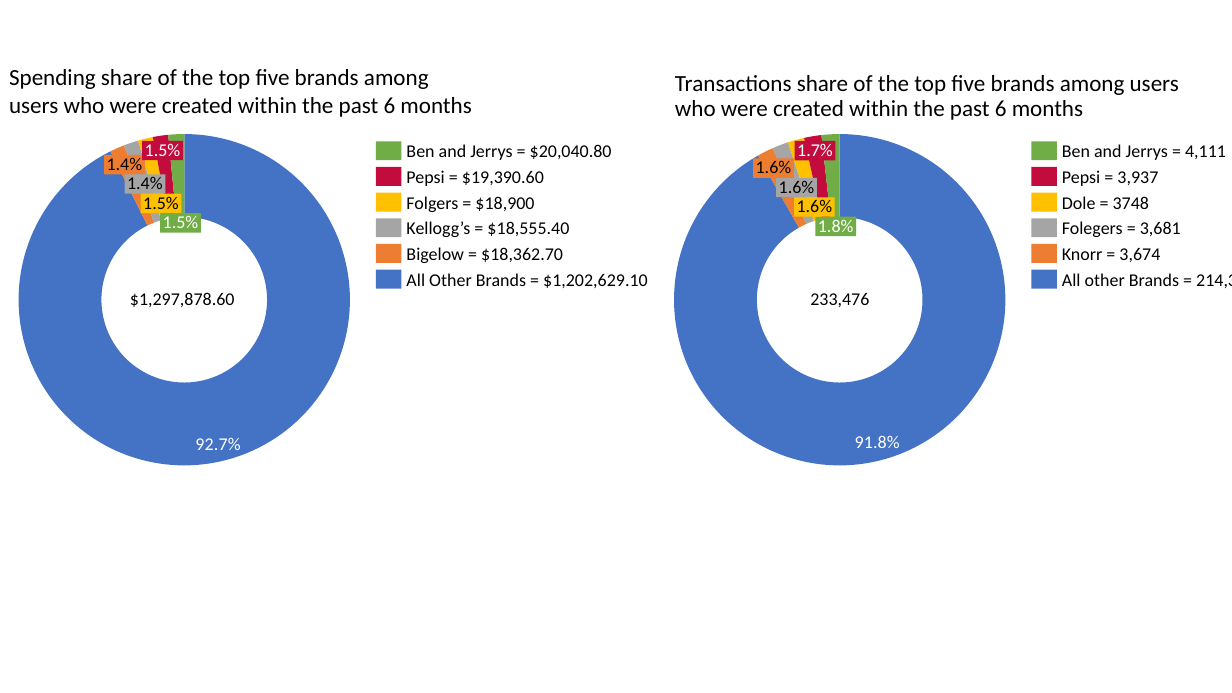
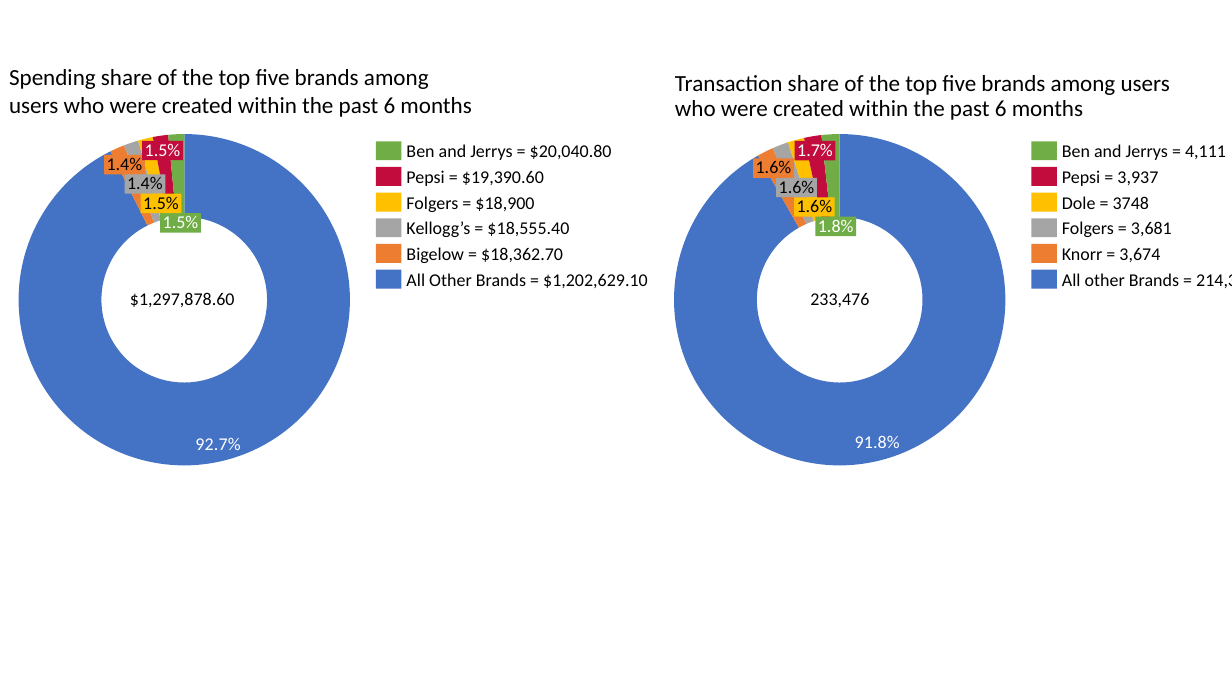
Before and after one commit to symartinezbarahona/Fetch-Rewards-Coding-Assignment, a slide deck: slide 1 of Supplemental/Stakeholder Visuals.pptx. Drawn at 1232x693 pixels with LibreOffice and Linux fonts; fonts in the diff are those of the drawing. Boxes give left, top, right and bottom in pixels: in the first picture for what was removed or moved away, otherwise in the second. Text is boxed around its words. In the diff, an @@ line names an element or a change of style, - is before the commit and + after.

```diff
--- a/Supplemental/Stakeholder Visuals.pptx
+++ b/Supplemental/Stakeholder Visuals.pptx
@@ text at (675, 75, 1170, 120): text changed @@
-Transactions share of the top five brands among users who were created within the past 6 months
+Transaction share of the top five brands among users who were created within the past 6 months
@@ text at (1062, 221, 1172, 237): text changed @@
-Folegers = 3,681
+Folgers = 3,681
```
Also in this commit, not shown: 8 other files.
